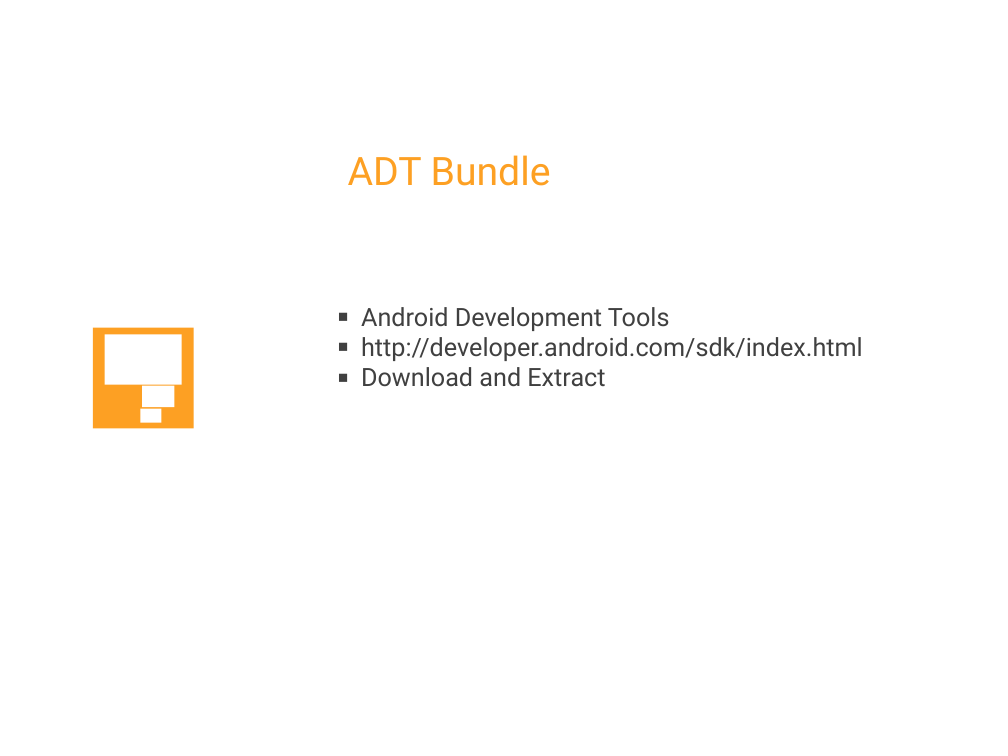
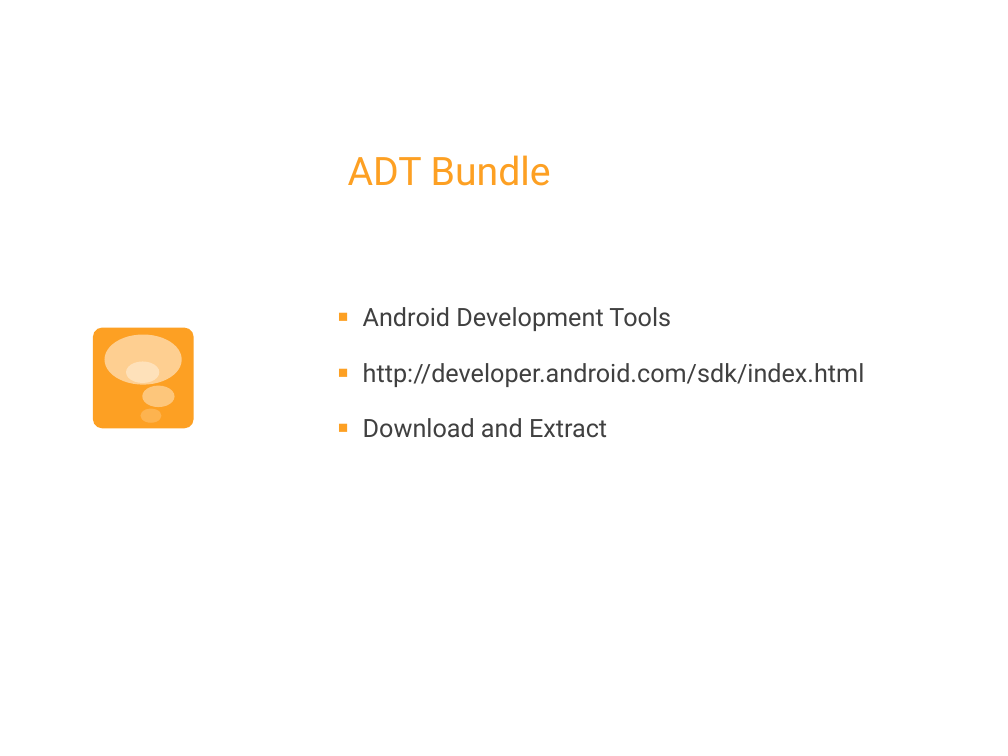
Before and after one commit to txcsmad/Android, a slide deck: slide 2 of Android_Meeting1.pptx. Drawn at 1008x756 pixels with LibreOffice and Linux fonts; fonts in the diff are those of the drawing. Boxes give left, top, right and bottom in pixels: in the first picture for what was removed or moved away, otherwise in the second. Text is boxed around its words. In the diff, an @@ line names an element or a change of style, - is before the commit and + after.

Commit message:
Android Meeting 1 slides

```diff
--- a/Android_Meeting1.pptx
+++ b/Android_Meeting1.pptx
@@ text "Android Development Tools" at bbox=[363, 307, 865, 438]: indent changed; more space between paragraphs @@
@@ rounded rectangle at bbox=[93, 328, 194, 428]: rectangle to rounded rectangle @@
@@ rectangle removed at bbox=[105, 335, 182, 385] @@
@@ rectangle removed at bbox=[126, 362, 159, 383] @@
@@ group added at bbox=[105, 335, 182, 422]: 4 ellipses @@
@@ rectangle removed at bbox=[142, 386, 174, 407] @@
@@ rectangle removed at bbox=[140, 408, 161, 422] @@
```
Also in this commit, not shown: 5 other slides changed.
